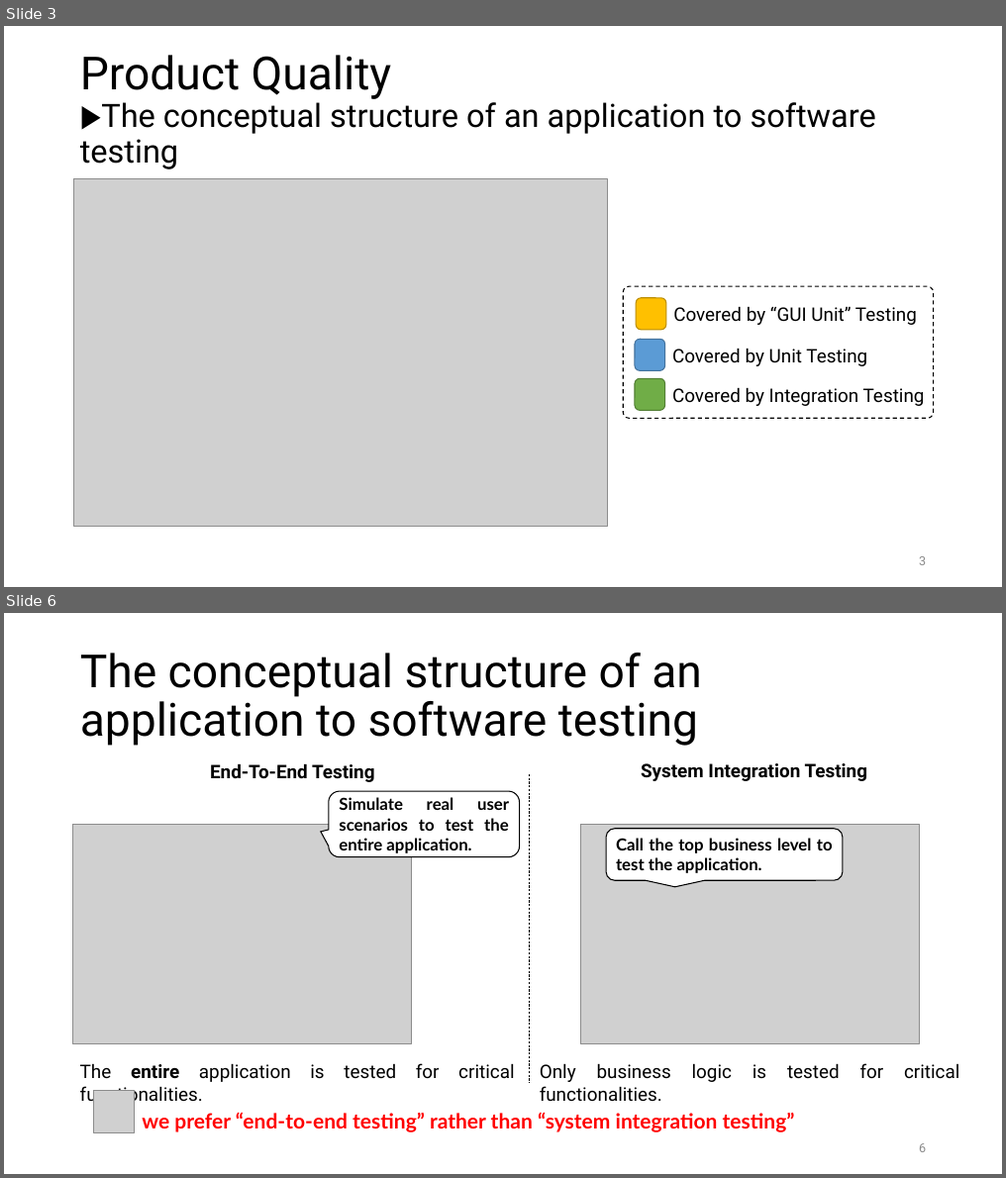
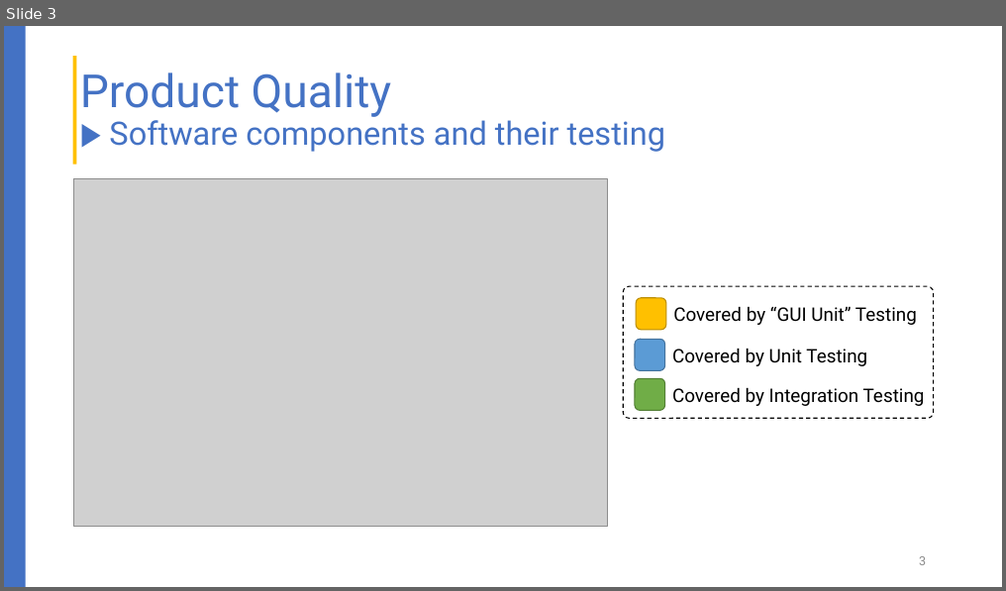
Before and after one commit to liepnguyen/Planru, a slide deck: Documents/Lessons Learned From Agile Quality Assurance In Scrum.pptx. Shown one above the other, each under a label of ours: slides 3 and 6 before the commit, slide 3 after it; the slides between them are not shown. The pictures are 1006x1178 and 1006x591 pixels, drawn with LibreOffice and Linux fonts; fonts in the diff are those of the drawing; grey boxes stand for pictures. Boxes give left, top, right and bottom in pixels: in the first picture for what was removed or moved away, otherwise in the second. Text is boxed around its words. In the diff, an @@ line names an element or a change of style, - is before the commit and + after.

```diff
--- a/Documents/Lessons Learned From Agile Quality Assurance In Scrum.pptx
+++ b/Documents/Lessons Learned From Agile Quality Assurance In Scrum.pptx
@@ slide 6 removed at [4, 613, 1002, 1174], background #FFFFFF @@
@@ title removed at [80, 653, 702, 746] @@
-The conceptual structure of an application to software testing
@@ text removed at [210, 763, 375, 782] @@
-End-To-End Testing
@@ line removed from (529, 774) to (529, 1083) @@
@@ text removed at [641, 763, 868, 781] @@
-System Integration Testing
@@ rounded speech box removed at [329, 791, 520, 858] @@
-Simulate real user scenarios to test the entire application.
@@ picture removed at [73, 824, 412, 1045] @@
@@ picture removed at [580, 824, 920, 1045] @@
@@ rounded speech box removed at [606, 829, 843, 880] @@
-Call the top business level to test the application.
@@ text removed at [80, 1063, 662, 1102] @@
-The entire application is tested for critical functionalities.
@@ text removed at [540, 1063, 959, 1082] @@
-Only business logic is tested for critical functionalities.
@@ picture removed at [94, 1090, 135, 1134] @@
@@ text removed at [142, 1112, 795, 1133] @@
-we prefer “end-to-end testing” rather than “system integration testing”
@@ page number removed at [919, 1144, 926, 1153] @@
-6
@@ slide 3 changed as well @@
@@ rectangle added at [4, 26, 26, 587], fill #4472C4 @@
@@ rectangle added at [73, 56, 76, 165], fill #FFC000 @@
@@ title at [80, 73, 665, 152]: text changed; text colour #000000 to #4472C4 @@
-Product Quality
-▶The conceptual structure of an application to software testing
+Product Quality
+▶ Software components and their testing
```
Also in this commit, not shown: 15 other slides changed, 5 slides added, 2 other slides removed.
